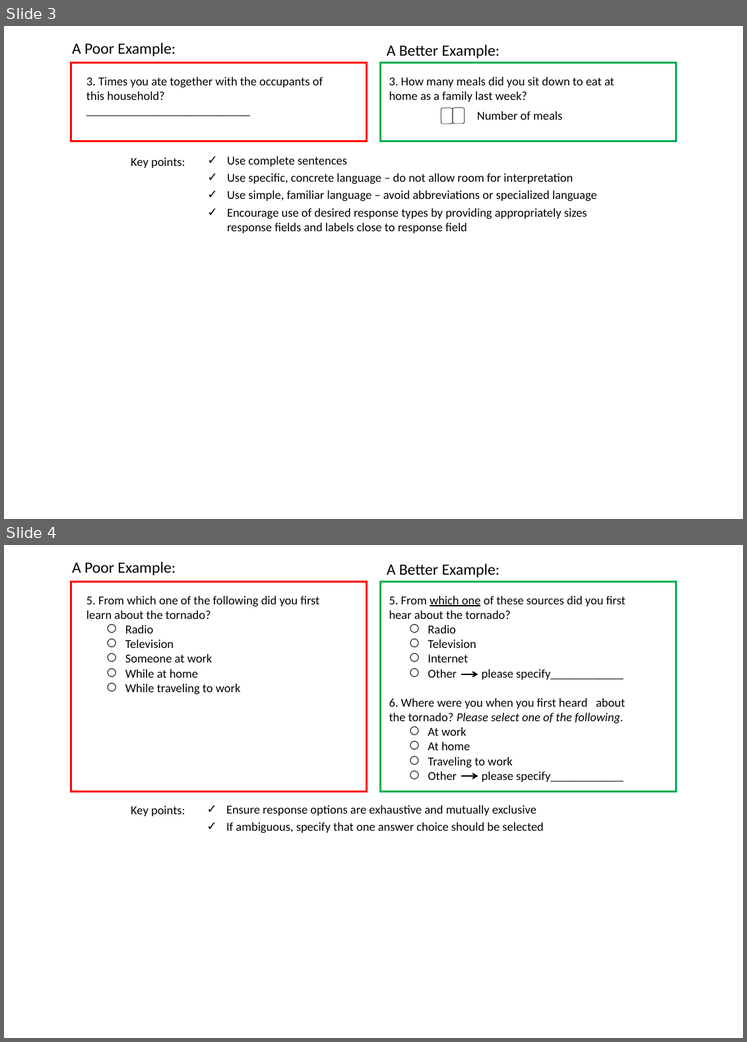
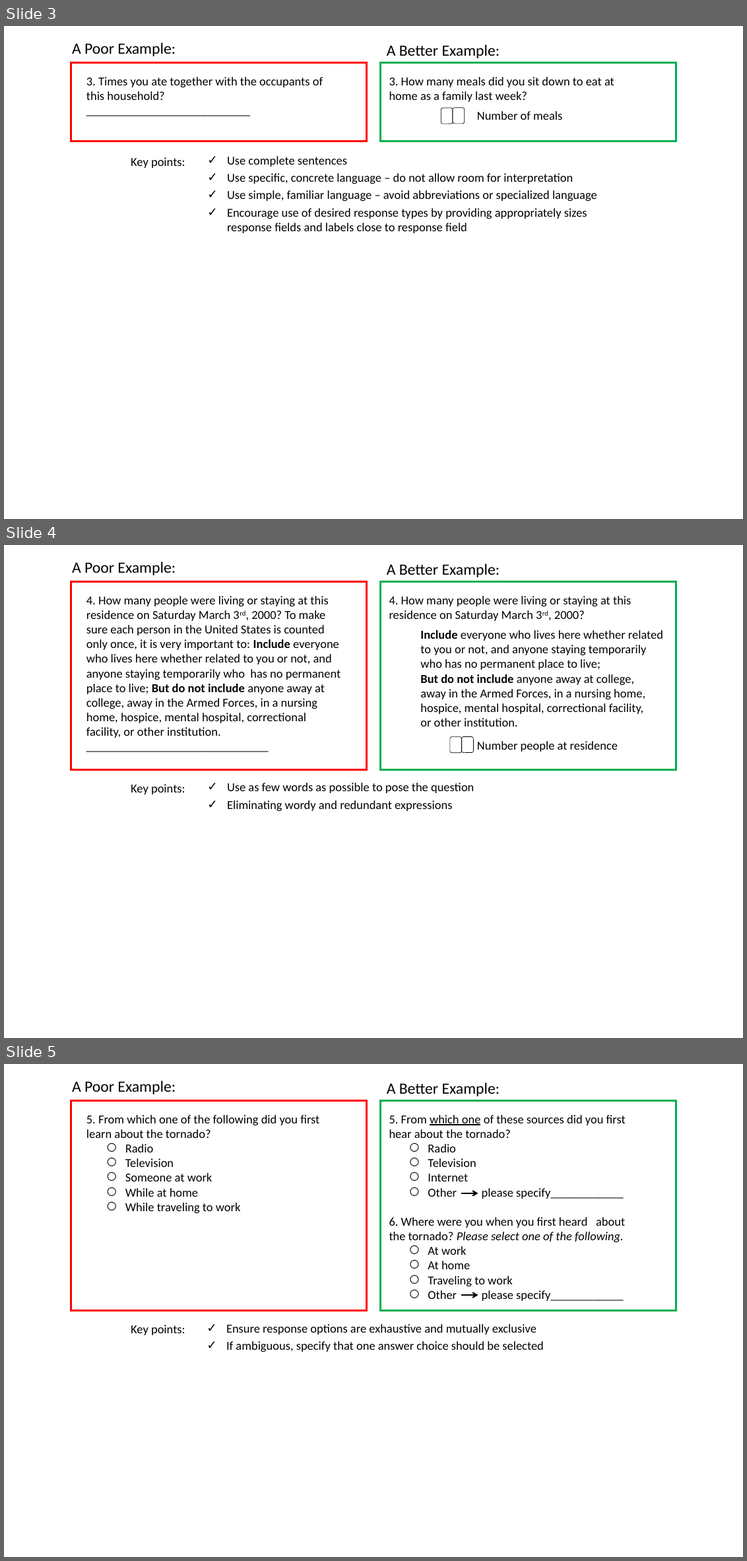
Before and after one commit to kpuka/SIMAH, a slide deck: images/posts/survey_design/survey design.pptx. Shown one above the other, each under a label of ours: slides 3 and 4 before the commit, slides 3, 4 and 5 after it. The pictures are 747x1042 and 747x1561 pixels, drawn with LibreOffice and Linux fonts; fonts in the diff are those of the drawing. Boxes give left, top, right and bottom in pixels: in the first picture for what was removed or moved away, otherwise in the second. Text is boxed around its words. In the diff, an @@ line names an element or a change of style, - is before the commit and + after.

```diff
--- a/images/posts/survey_design/survey design.pptx
+++ b/images/posts/survey_design/survey design.pptx
@@ slide 4 added at (x1=4, y1=545, x2=743, y2=1038), background #FFFFFF @@
@@ text added at (x1=72, y1=561, x2=176, y2=575), 18 pt, text #000000 @@
+A Poor Example:
@@ text added at (x1=387, y1=563, x2=500, y2=577), 18 pt, text #000000 @@
+A Better Example:
@@ rectangle added at (x1=71, y1=581, x2=366, y2=769), outline #FF0000 2.25 pt @@
@@ rectangle added at (x1=381, y1=581, x2=677, y2=769), outline #00B050 2.25 pt @@
@@ text added at (x1=86, y1=596, x2=341, y2=738), 14 pt, text #000000 @@
+4. How many people were living or staying at this residence on Saturday March 3rd, 2000? To make sure each person in the United States is counted only once, it is very important to: Include everyone who lives here whether related to you or not, and anyone staying temporarily who has no permanent place to live; But do not include anyone away at college, away in the Armed Forces, in a nursing home, hospice, mental hospital, correctional facility, or other institution.
+______________________________
@@ text added at (x1=389, y1=596, x2=663, y2=752), 14 pt, text #000000 @@
+4. How many people were living or staying at this residence on Saturday March 3rd, 2000?
+Include everyone who lives here whether related to you or not, and anyone staying temporarily who has no permanent place to live;
+But do not include anyone away at college,
+away in the Armed Forces, in a nursing home,
+hospice, mental hospital, correctional facility,
+or other institution.
+Number people at residence
@@ rounded rectangle added at (x1=450, y1=736, x2=462, y2=752), outline #000000 0.5 pt @@
@@ rounded rectangle added at (x1=461, y1=736, x2=473, y2=752), outline #000000 0.5 pt @@
@@ text added at (x1=131, y1=784, x2=186, y2=794), 14 pt, text #000000 @@
+Key points:
@@ text added at (x1=227, y1=783, x2=474, y2=811), 14 pt, text #000000 @@
+✓ Use as few words as possible to pose the question
+✓ Eliminating wordy and redundant expressions
@@ what was slide 4 is now slide 5 @@
```
Also in this commit, not shown: 7 other files.
